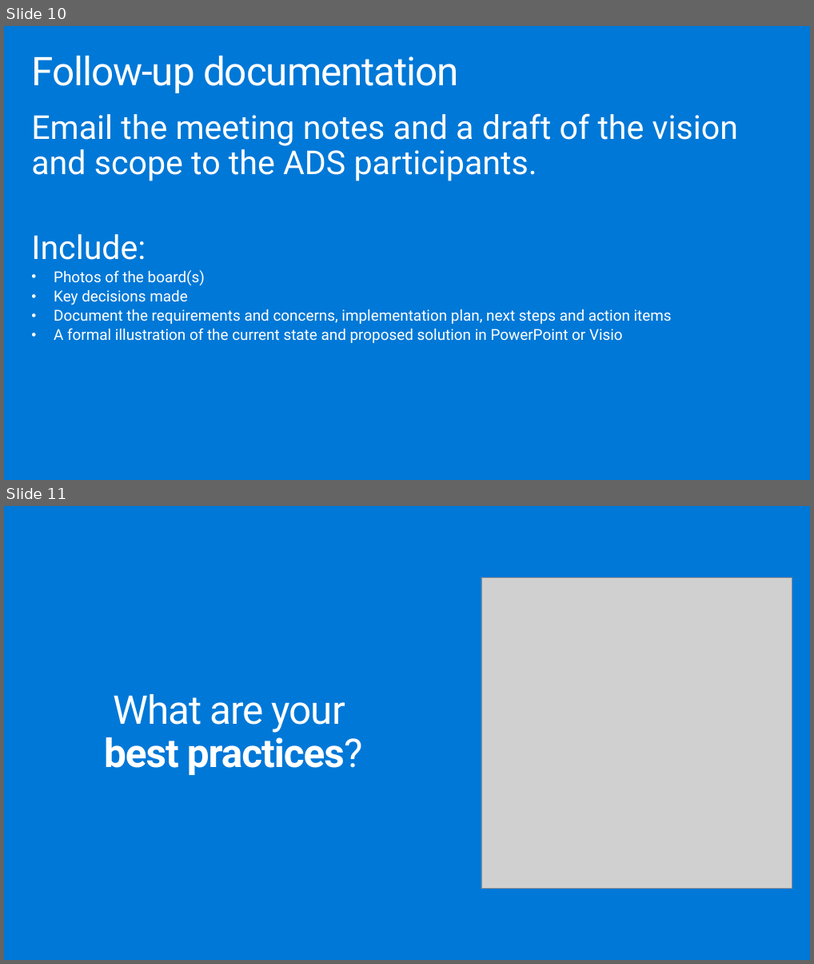
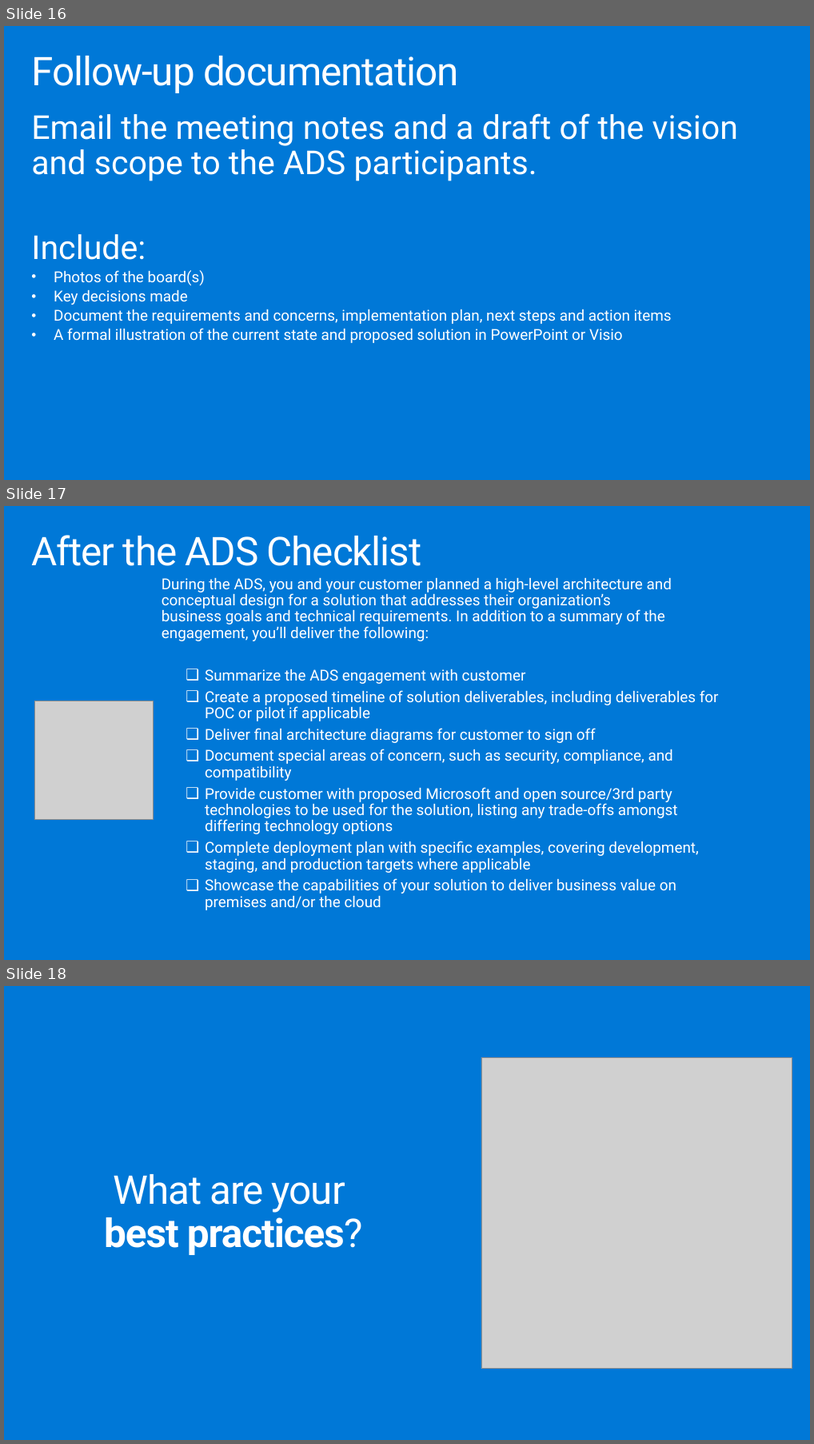
Before and after one commit to solliancenet/ica-wbs, a slide deck: Financial service modernization workshop/mastering-the-ads-deck.pptx. Shown one above the other, each under a label of ours: slides 10 and 11 before the commit, slides 16, 17 and 18 after it. The pictures are 814x964 and 814x1444 pixels, drawn with LibreOffice and Linux fonts; fonts in the diff are those of the drawing; grey boxes stand for pictures. Boxes give left, top, right and bottom in pixels: in the first picture for what was removed or moved away, otherwise in the second. Text is boxed around its words. In the diff, an @@ line names an element or a change of style, - is before the commit and + after.

```diff
--- a/Financial service modernization workshop/mastering-the-ads-deck.pptx
+++ b/Financial service modernization workshop/mastering-the-ads-deck.pptx
@@ slide 17 added at (4,506,810,960), background #0078D7 @@
@@ title added at (31,535,422,566), 47 pt, text #FFFFFF @@
+After the ADS Checklist
@@ text added at (162,577,672,641), 18 pt, text #FFFFFF @@
+During the ADS, you and your customer planned a high-level architecture and conceptual design for a solution that addresses their organization’s business goals and technical requirements. In addition to a summary of the engagement, you’ll deliver the following:
@@ text added at (205,668,719,910), 18 pt, text #FFFFFF @@
+❑ Summarize the ADS engagement with customer
+❑ Create a proposed timeline of solution deliverables, including deliverables for POC or pilot if applicable
+❑ Deliver final architecture diagrams for customer to sign off
+❑ Document special areas of concern, such as security, compliance, and compatibility
+❑ Provide customer with proposed Microsoft and open source/3rd party technologies to be used for the solution, listing any trade-offs amongst differing technology options
+❑ Complete deployment plan with specific examples, covering development, staging, and production targets where applicable
+❑ Showcase the capabilities of your solution to deliver business value on premises and/or the cloud
@@ picture added at (35,700,153,819) @@
@@ what was slide 10 is now slide 16 @@
@@ what was slide 11 is now slide 18 @@
```
Also in this commit, not shown: 1 slide changed, 11 other slides added.
